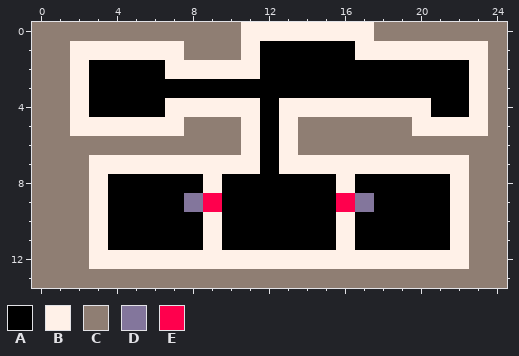
Two states of a pixel-art sprite, level_creation_tools/level_imgs/01.png. The first picture shows the starting point.
The file is 25x14 pixels.
Palette (. is transparent): A #000000  B #fff1e8  C #8f7e73  D #83769c  E #ff004d
Pixels before, first column x 0:
 0 CCCCCCCCCCCBBBBBBBCCCCCCC
 1 CCBBBBBBCCCBAAAAABBBBBBBC
 2 CCBAAAABBBBBAAAAAAAAAAABC
 3 CCBAAAAAAAAAAAAAAAAAAAABC
 4 CCBAAAABBBBBABBBBBBBBAABC
 5 CCBBBBBBCCCBABCCCCCCBBBBC
 6 CCCCCCCCCCCBABCCCCCCCCCCC
 7 CCCBBBBBBBBBABBBBBBBBBBCC
 8 CCCBAAAAABAAAAAABAAAAABCC
 9 CCCBAAAADEAAAAAAEDAAAABCC
10 CCCBAAAAABAAAAAABAAAAABCC
11 CCCBAAAAABAAAAAABAAAAABCC
12 CCCBBBBBBBBBBBBBBBBBBBBCC
13 CCCCCCCCCCCCCCCCCCCCCCCCC
Now the later version:
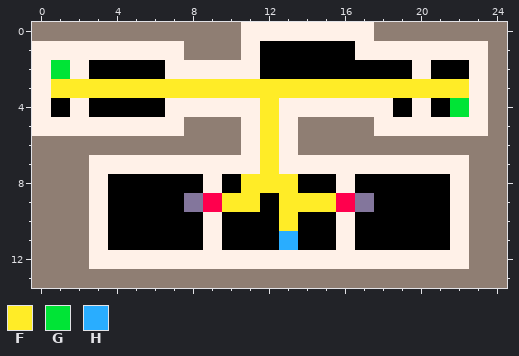
Colours new in this view: F #ffec27  G #00e436  H #29adff
Difference:
Colour B gives way to colour A in row 4 at x 19.
Colour C gives way to colour A in row 4 at x 1.
Colour A gives way to colour B in row 2 at x 20.
Colour C gives way to colour B in row 1 at x 0 to 1; in rows 2 to 4 at x 0; in row 5 at x 0 to 1 and 18 to 19.
Colour A gives way to colour F in row 3 at x 3 to 22; in rows 4 to 7 at x 12; in row 8 at x 11 to 13; in row 9 at x 10 to 11 and 13 to 15; in row 10 at x 13.
Colour B gives way to colour F in row 3 at x 2.
Colour C gives way to colour F in row 3 at x 1.
Colour A gives way to colour G in row 4 at x 22.
Colour C gives way to colour G in row 2 at x 1.
Colour A gives way to colour H in row 11 at x 13.
